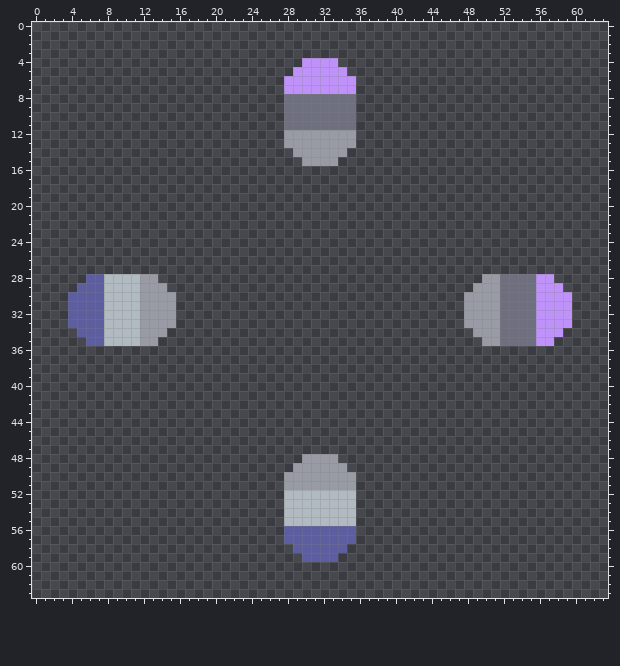
Pixel-art sprite, stored at core/assets-raw/sprites/blocks/production/spore-press-frame0.png. This is how it looked before the edit.
The file is 64x64 pixels.
And afterwards:
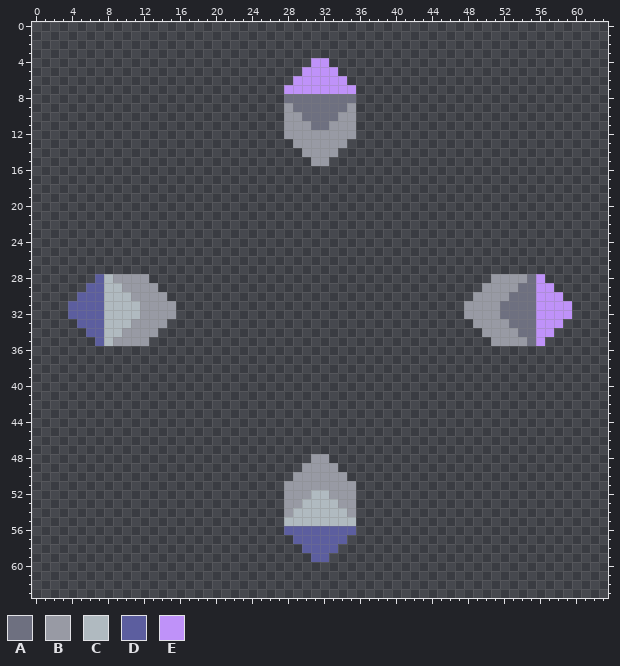
Palette (. is transparent): A #6e7080  B #989aa4  C #b0bac0  D #5c5e9f  E #bf92f9
What changed:
y 4: x 30 E -> .; x 33 E -> .
y 5: x 29 E -> .; x 34 E -> .
y 6: x 28 E -> .; x 35 E -> .
y 9: x 28 A -> B; x 35 A -> B
y 10: x 28..29 AA -> BB; x 34..35 AA -> BB
y 11: x 28..30 AAA -> BBB; x 33..35 AAA -> BBB
y 13: x 28 B -> .; x 35 B -> .
y 14: x 29 B -> .; x 34 B -> .
y 15: x 30 B -> .; x 33 B -> .
y 28: x 6 D -> .; x 9..11 CCC -> BBB; x 13 B -> .; x 50 B -> .; x 52..54 AAA -> BBB; x 57 E -> .
y 29: x 5 D -> .; x 10..11 CC -> BB; x 14 B -> .; x 49 B -> .; x 52..53 AA -> BB; x 58 E -> .
y 30: x 4 D -> .; x 11 C -> B; x 15 B -> .; x 48 B -> .; x 52 A -> B; x 59 E -> .
y 33: x 4 D -> .; x 11 C -> B; x 15 B -> .; x 48 B -> .; x 52 A -> B; x 59 E -> .
y 34: x 5 D -> .; x 10..11 CC -> BB; x 14 B -> .; x 49 B -> .; x 52..53 AA -> BB; x 58 E -> .
y 35: x 6 D -> .; x 9..11 CCC -> BBB; x 13 B -> .; x 50 B -> .; x 52..54 AAA -> BBB; x 57 E -> .
y 48: x 30 B -> .; x 33 B -> .
y 49: x 29 B -> .; x 34 B -> .
y 50: x 28 B -> .; x 35 B -> .
y 52: x 28..30 CCC -> BBB; x 33..35 CCC -> BBB
y 53: x 28..29 CC -> BB; x 34..35 CC -> BB
y 54: x 28 C -> B; x 35 C -> B
y 57: x 28 D -> .; x 35 D -> .
y 58: x 29 D -> .; x 34 D -> .
y 59: x 30 D -> .; x 33 D -> .
Boxes around the changes in both pictures, in picture pixels (x1, y1, x2, y2):
changed: (284, 58, 356, 166)
changed: (68, 274, 176, 346)
changed: (464, 274, 572, 346)
changed: (284, 454, 356, 562)
